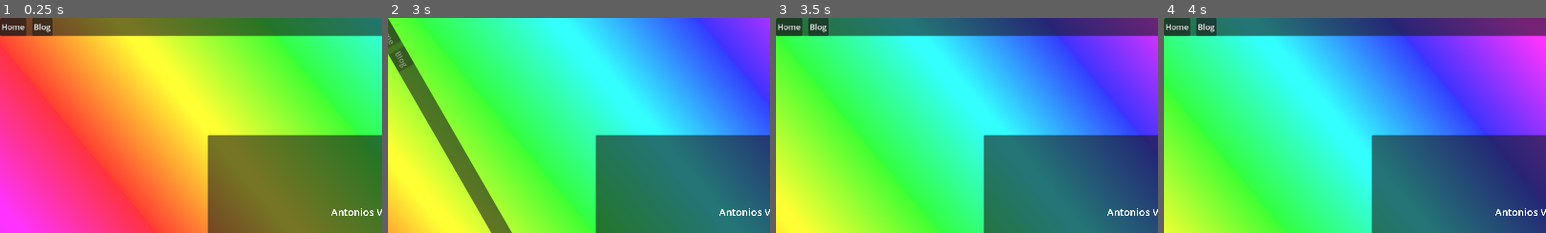
Above: before the commit, frames 1-4 (left to right).
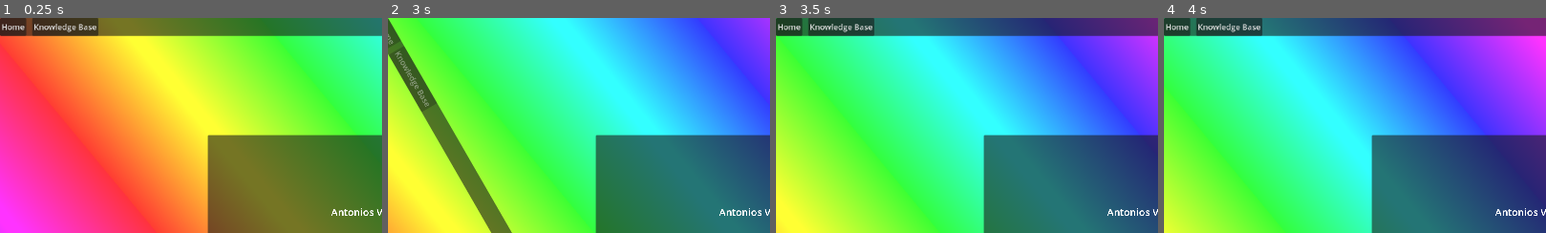
Above: after the commit, the same moments.

Repository: antv199/antv199.github.io
Game: Godot game, scene res://Website.tscn
The game is run twice, just before and just after one commit, with the same random seed, the same clock (stepped at 60 frames per second) and the same inputs.
Inputs (mouse positions are % of the whole screen's width and height, from its top left):
- Up to frame 1 (0.25 s): no input
- Up to frame 2 (3 s): click (6, 2) at 0.5 s, where only the run before the commit has a clickable "Blog"; click (9, 2) at 1.25 s, where only the run after the commit has a clickable "Knowledge Base"; click "Home" at 2 s; click "GitHub" at 2.75 s
- Up to frame 3 (3.5 s): no input
- Up to frame 4 (4 s): click "GitLab" at 3.5 s
The pictures show only the part of the screen within x 0-50%, y 0-50%; the shares and areas given below are measured in that part.

The runs differ from the first frame. In frame 1, 1.1% of the frame differs, in the area x 9-26%, y 0-9%; in frame 2, 1.0%; in frame 3, 1.1%; in frame 4, 1.1%.

Commit message:
blog removed and became knowledge base

Diff:
--- a/Website.gd
+++ b/Website.gd
@@ -65,9 +65,8 @@
 func _on_gitlab_pressed() -> void:
 	OS.shell_open("https://gitlab.com/anthonyv159")
 
-func _on_blog_pressed() -> void:
-	OS.shell_open("https://antv199.github.io/blog/")
-
+func _on_kb_pressed() -> void:
+	OS.shell_open("https://antv199.github.io/knowledge-base")
 
 func _on_fake_home_button_pressed() -> void:
 	%AnimationPlayer.play("home_button")
--- a/Website.tscn
+++ b/Website.tscn
@@ -26,7 +26,7 @@
 tracks/1/type = "value"
 tracks/1/imported = false
 tracks/1/enabled = true
-tracks/1/path = NodePath("Navbar/NavbarHorContainer/Blog:disabled")
+tracks/1/path = NodePath("Navbar/NavbarHorContainer/Knowledge Base:disabled")
 tracks/1/interp = 1
 tracks/1/loop_wrap = true
 tracks/1/keys = {
@@ -65,7 +65,7 @@
 tracks/1/type = "value"
 tracks/1/imported = false
 tracks/1/enabled = true
-tracks/1/path = NodePath("Navbar/NavbarHorContainer/Blog:disabled")
+tracks/1/path = NodePath("Navbar/NavbarHorContainer/Knowledge Base:disabled")
 tracks/1/interp = 1
 tracks/1/loop_wrap = true
 tracks/1/keys = {
@@ -136,10 +136,10 @@
 theme_override_font_sizes/font_size = 20
 text = "Home"
 
-[node name="Blog" type="Button" parent="Navbar/NavbarHorContainer"]
+[node name="Knowledge Base" type="Button" parent="Navbar/NavbarHorContainer"]
 layout_mode = 2
 theme_override_font_sizes/font_size = 20
-text = "Blog"
+text = "Knowledge Base"
 
 [node name="ProfileView" type="Panel" parent="."]
 layout_mode = 1
@@ -285,7 +285,7 @@
 }
 
 [connection signal="pressed" from="Navbar/NavbarHorContainer/FakeHomeButton" to="." method="_on_fake_home_button_pressed"]
-[connection signal="pressed" from="Navbar/NavbarHorContainer/Blog" to="." method="_on_blog_pressed"]
+[connection signal="toggled" from="Navbar/NavbarHorContainer/Knowledge Base" to="." method="_on_kb_pressed"]
 [connection signal="pressed" from="ProfileView/DesktopView/VBoxContainer/ButtonsContainer/LinkedinDesk" to="." method="_on_linkedin_pressed"]
 [connection signal="pressed" from="ProfileView/DesktopView/VBoxContainer/ButtonsContainer/Github" to="." method="_on_github_pressed"]
 [connection signal="pressed" from="ProfileView/DesktopView/VBoxContainer/ButtonsContainer/Gitlab" to="." method="_on_gitlab_pressed"]
